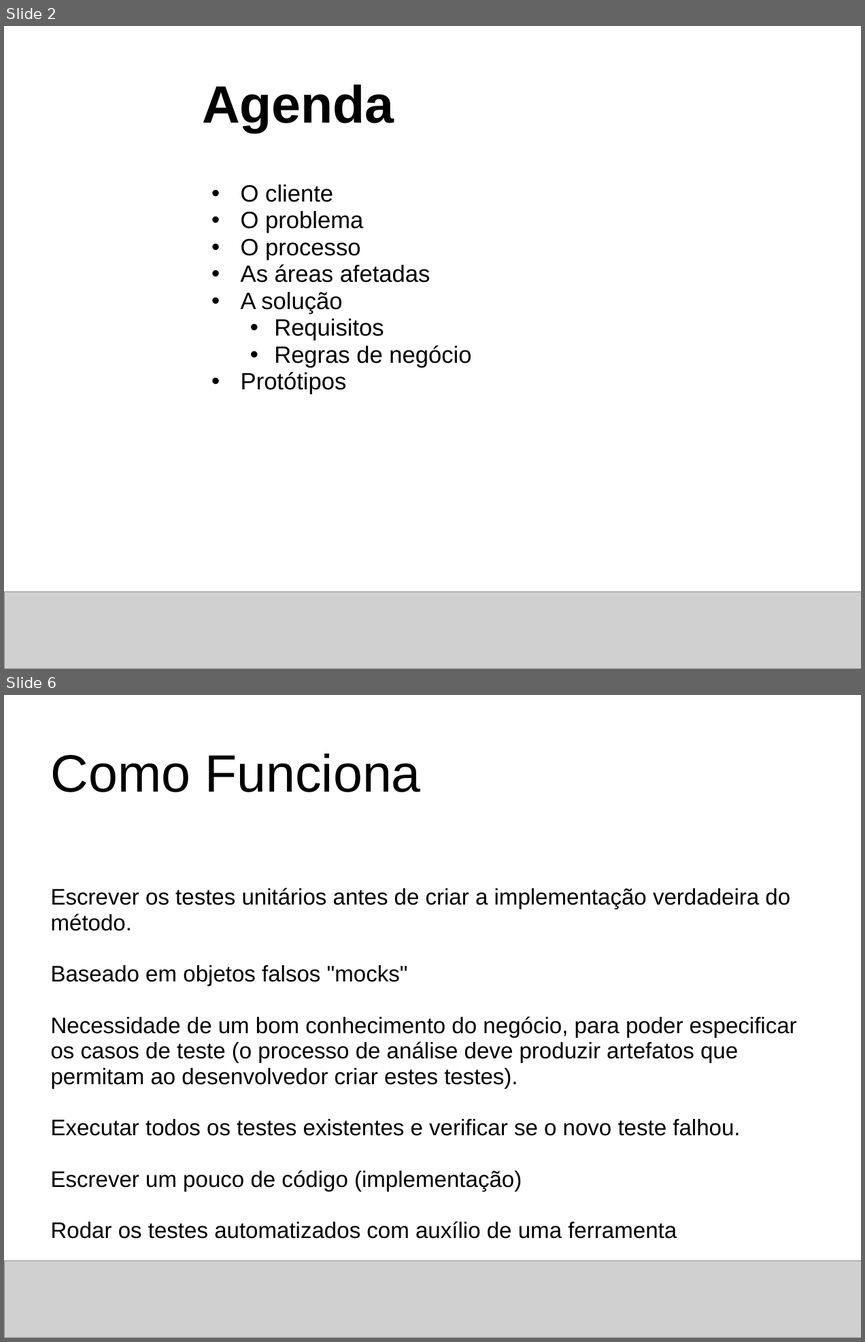
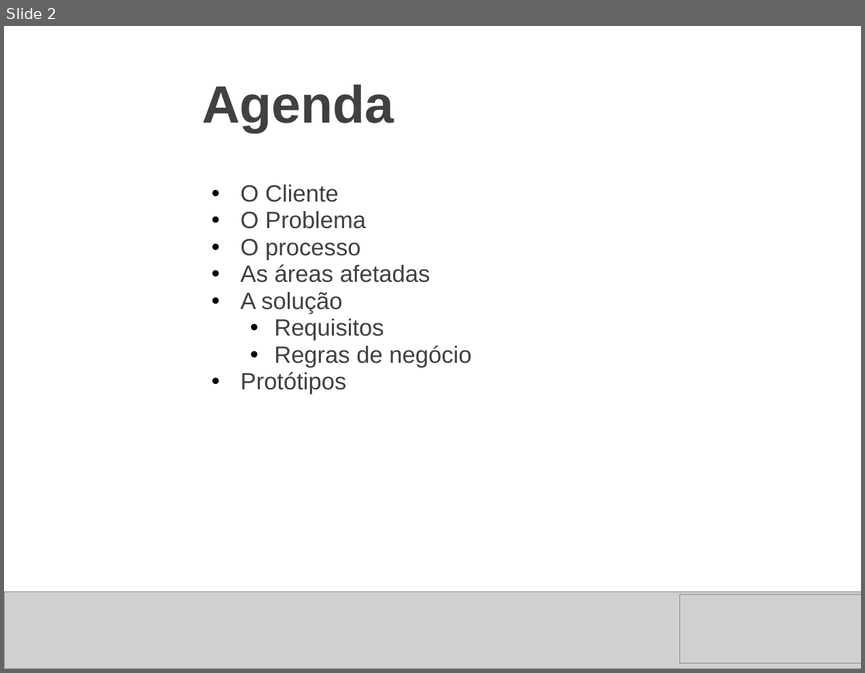
Before and after one commit to thiagoalvsantos/sabrh, a slide deck: Concepção/projeto_final_sabrh_apresentacao_proposta.ppt. Shown one above the other, each under a label of ours: slides 2 and 6 before the commit, slide 2 after it; the slides between them are not shown. The pictures are 865x1342 and 865x673 pixels, drawn with LibreOffice and Linux fonts; fonts in the diff are those of the drawing; grey boxes stand for pictures; background and template pictures are left out. Boxes give left, top, right and bottom in pixels: in the first picture for what was removed or moved away, otherwise in the second. Text is boxed around its words. In the diff, an @@ line names an element or a change of style, - is before the commit and + after.

```diff
--- a/Concepção/projeto_final_sabrh_apresentacao_proposta.ppt
+++ b/Concepção/projeto_final_sabrh_apresentacao_proposta.ppt
@@ slide 6 removed at [4, 695, 861, 1338], background picture (left out) @@
@@ title removed at [50, 753, 421, 792] @@
-Como Funciona
@@ text removed at [51, 887, 797, 1238] @@
-Escrever os testes unitários antes de criar a implementação verdadeira do método.
-Baseado em objetos falsos "mocks"
-Necessidade de um bom conhecimento do negócio, para poder especificar os casos de teste (o processo de análise deve produzir artefatos que permitam ao desenvolvedor criar estes testes).
-Executar todos os testes existentes e verificar se o novo teste falhou.
-Escrever um pouco de código (implementação)
-Rodar os testes automatizados com auxílio de uma ferramenta
@@ picture removed at [4, 1261, 861, 1338] @@
@@ slide 2 changed as well @@
@@ title "Agenda" at [202, 84, 394, 133]: text colour #000000 to #404040 @@
@@ text at [241, 184, 366, 229]: text changed; text colour #000000 to #404040 @@
-  • O cliente
-  • O problema
+  • O Cliente
+  • O Problema
@@ text at [241, 239, 471, 394]: text colour #000000 to #404040 in "O processo", "As áreas afetadas", "A solução", "Requisitos" and 2 more places @@
@@ picture added at [679, 594, 861, 663] @@
```
Also in this commit, not shown: 1 other slide changed, 3 slides added, 27 other slides removed.
